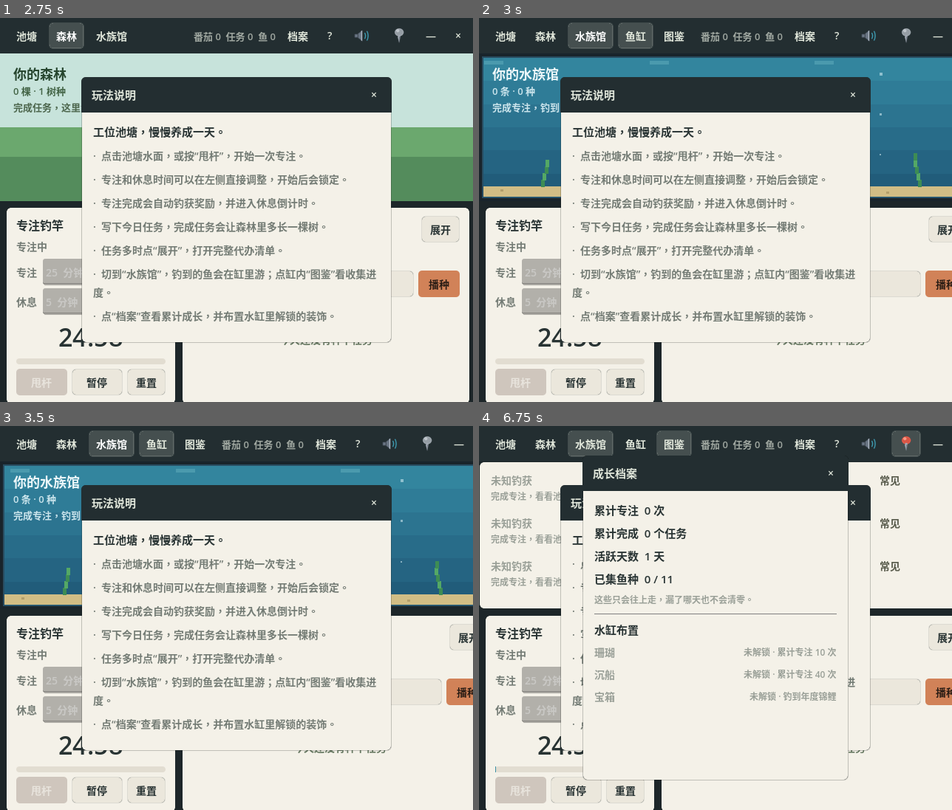
Above: before the commit, frames 1-4 (two rows, left to right).
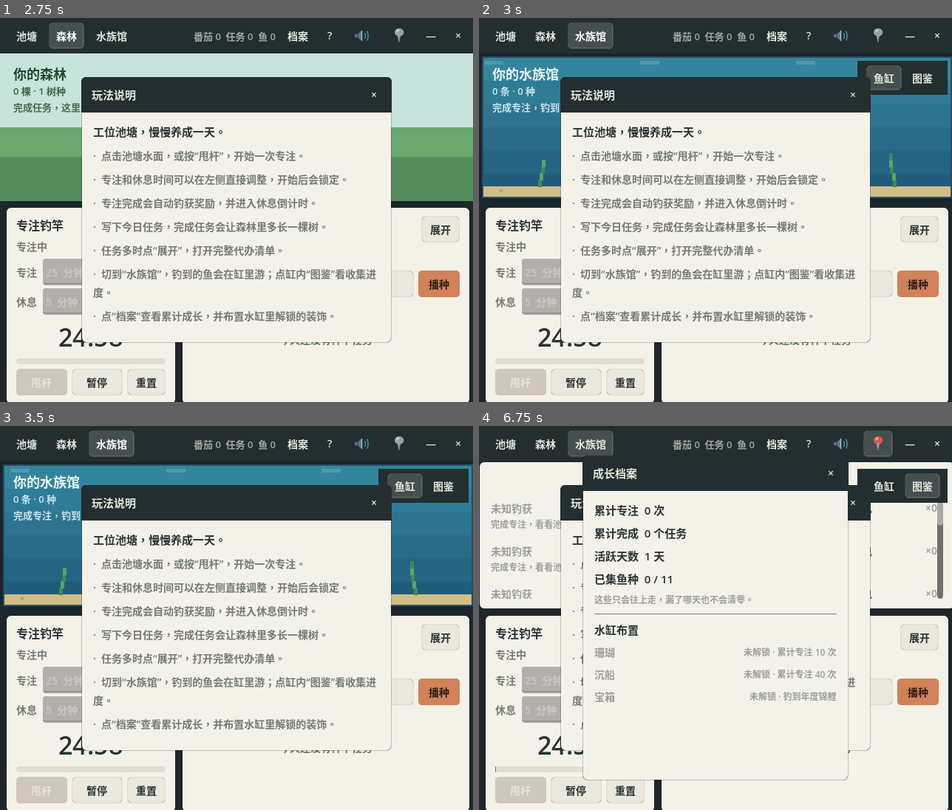
Above: after the commit, the same moments.

Repository: Mr-Salticidae/desk-pond
Game: Godot game, scene res://scenes/Main.tscn
The game is run twice, just before and just after one commit, with the same random seed, the same clock (stepped at 60 frames per second) and the same inputs.
Inputs (mouse positions are in pixels of both pictures, inside the frame that each line leads up to; where the layout moved, square brackets give the same spot in the first picture):
- Up to frame 1 (2.75 s): click "甩杆" at 0.5 s; click "池塘" at 1.25 s; click "森林" at 2 s
- Up to frame 2 (3 s): click "水族馆" at 2.75 s
- Up to frame 3 (3.5 s): no input
- Up to frame 4 (6.75 s): click "鱼缸" at 3.5 s; click "图鉴" at 4.25 s; click "档案" at 5 s; click "?" at 5.75 s; click (876, 445) [904, 445] at 6.5 s

Frame 1 is identical in both runs. In frame 2, 4.3% of the frame differs, in the area x 4-100%, y 1-100%; in frame 3, 4.3%; in frame 4, 6.4%, in the area x 2-100%, y 1-100%.

Commit message:
全 app 自检：修复水族馆挤出关闭按钮等 6 处问题
- 水族馆「鱼缸/图鉴」子标签移出顶栏，悬浮在场景区右上角：
  顶栏放不下时会把关闭按钮挤出窗口（Web 竖屏同样溢出）
- 顶栏统计文字改为弹性区（右对齐+溢出省略），窗口按钮永不被挤出
- 番茄钟：休息中暂停后甩杆不再把剩余休息当专注跑完白拿奖励，
  改为开启全新专注；专注中暂停后甩杆等同「继续」
- 番茄钟：休息结束回待机时同步基准时长，修进度条残留
- 水族馆动画帧不再对 LOOP 取模，修全缸每 48 秒瞬移一下
- 钓鱼兜底分支补计数，弹窗与图鉴保持一致
- 任务只在第一次完成时计树成长，反复勾选刷不了成长值
- 任务 id 改为 unix 秒+随机后缀并查重，修跨会话撞 id

Co-Authored-By: Claude Fable 5 <noreply@anthropic.com>

Diff:
--- a/scripts/aquarium_view.gd
+++ b/scripts/aquarium_view.gd
@@ -167,7 +167,9 @@
 			hint_label.text = "钓到的鱼都在这里，越钓越热闹"
 
 func _on_anim_tick() -> void:
-	tank_frame = fmod(tank_frame + 1.0, LOOP)
+	# 不对 LOOP 取模：鱼速与水草摆动系数不是整数倍周期，
+	# 回零会让全缸瞬移一下；帧数持续增长，需要循环的绘制各自取模。
+	tank_frame += 1.0
 	queue_redraw()
 
 func _water_rect() -> Rect2:
--- a/scripts/fishing_manager.gd
+++ b/scripts/fishing_manager.gd
@@ -68,7 +68,10 @@
 		if roll <= cursor:
 			add_fish(String(fish.get("id", "")))
 			return fish
-	return fish_data[0]
+	# 兜底（所有权重为 0 时才会走到）：同样要计数，保持弹窗与图鉴一致
+	var fallback: Dictionary = fish_data[0]
+	add_fish(String(fallback.get("id", "")))
+	return fallback
 
 func add_fish(fish_id: String) -> void:
 	if fish_id == "":
--- a/scripts/main.gd
+++ b/scripts/main.gd
@@ -34,6 +34,7 @@
 var aquarium_view: AquariumView
 var current_room := "pond"
 var room_tabs: Dictionary = {}
+var aqua_subtab_panel: PanelContainer
 var aqua_subtab_bar: HBoxContainer
 var aqua_subtabs: Dictionary = {}
 var aquarium_submode := "tank"
@@ -102,25 +103,22 @@
 	_make_room_tab("森林", "forest", room_group, top_bar)
 	_make_room_tab("水族馆", "aquarium", room_group, top_bar)
 
-	# 水族馆内的子标签：鱼缸 / 图鉴（仅在水族馆房间显示）
-	aqua_subtab_bar = HBoxContainer.new()
-	aqua_subtab_bar.add_theme_constant_override("separation", 4)
-	aqua_subtab_bar.visible = false
-	top_bar.add_child(aqua_subtab_bar)
-	var sub_group := ButtonGroup.new()
-	_make_aqua_subtab("鱼缸", "tank", sub_group, aqua_subtab_bar)
-	_make_aqua_subtab("图鉴", "catalog", sub_group, aqua_subtab_bar)
-	aqua_subtabs["tank"].set_pressed_no_signal(true)
-
 	var spacer := Control.new()
 	spacer.mouse_filter = Control.MOUSE_FILTER_IGNORE
 	spacer.size_flags_horizontal = Control.SIZE_EXPAND_FILL
+	# 桌面端由 stats_label 充当弹性间隔；Web 上统计隐藏，才需要这个占位
+	spacer.visible = is_web
 	top_bar.add_child(spacer)
 
 	stats_label = Label.new()
 	stats_label.mouse_filter = Control.MOUSE_FILTER_IGNORE
 	stats_label.add_theme_font_size_override("font_size", 13)
 	stats_label.add_theme_color_override("font_color", Color(0.878, 0.902, 0.855, 0.66))
+	# 统计文字同时是顶栏的弹性区：空间不足时先压缩它，
+	# 绝不把右侧的最小化 / 关闭按钮挤出窗口
+	stats_label.size_flags_horizontal = Control.SIZE_EXPAND_FILL
+	stats_label.horizontal_alignment = HORIZONTAL_ALIGNMENT_RIGHT
+	stats_label.text_overrun_behavior = TextServer.OVERRUN_TRIM_ELLIPSIS
 	# 竖屏顶栏放不下统计文字，数字都能在「档案」里看到
 	stats_label.visible = not is_web
 	top_bar.add_child(stats_label)
@@ -203,6 +201,24 @@
 	scene_area.add_child(aquarium_view)
 
 	_build_catalog_view()
+
+	# 水族馆内的子标签：鱼缸 / 图鉴。悬浮在场景区右上角，
+	# 不占顶栏——顶栏一旦放不下，会把最右侧的窗口按钮挤出屏幕。
+	aqua_subtab_panel = PanelContainer.new()
+	aqua_subtab_panel.add_theme_stylebox_override("panel", UITheme.chrome_bar_style())
+	aqua_subtab_panel.visible = false
+	aqua_subtab_panel.set_anchors_and_offsets_preset(Control.PRESET_TOP_RIGHT, Control.PRESET_MODE_MINSIZE, 10)
+	aqua_subtab_panel.grow_horizontal = Control.GROW_DIRECTION_BEGIN
+	aqua_subtab_panel.grow_vertical = Control.GROW_DIRECTION_END
+	scene_area.add_child(aqua_subtab_panel)
+
+	aqua_subtab_bar = HBoxContainer.new()
+	aqua_subtab_bar.add_theme_constant_override("separation", 4)
+	aqua_subtab_panel.add_child(aqua_subtab_bar)
+	var sub_group := ButtonGroup.new()
+	_make_aqua_subtab("鱼缸", "tank", sub_group, aqua_subtab_bar)
+	_make_aqua_subtab("图鉴", "catalog", sub_group, aqua_subtab_bar)
+	aqua_subtabs["tank"].set_pressed_no_signal(true)
 
 	var bottom_margin := MarginContainer.new()
 	bottom_margin.custom_minimum_size = Vector2(0, 280)
@@ -346,8 +362,8 @@
 		if room == "forest":
 			forest_view.update_forest(tree_manager)
 	var in_aqua := room == "aquarium"
-	if aqua_subtab_bar:
-		aqua_subtab_bar.visible = in_aqua
+	if aqua_subtab_panel:
+		aqua_subtab_panel.visible = in_aqua
 	if in_aqua:
 		_set_aqua_submode(aquarium_submode)
 	else:
@@ -463,7 +479,8 @@
 	var margin := MarginContainer.new()
 	margin.add_theme_constant_override("margin_left", 16)
 	margin.add_theme_constant_override("margin_right", 16)
-	margin.add_theme_constant_override("margin_top", 14)
+	# 上边距避开悬浮在场景区右上角的「鱼缸 / 图鉴」子标签条
+	margin.add_theme_constant_override("margin_top", 52)
 	margin.add_theme_constant_override("margin_bottom", 14)
 	panel.add_child(margin)
 
--- a/scripts/pomodoro_timer.gd
+++ b/scripts/pomodoro_timer.gd
@@ -51,6 +51,15 @@
 func start_focus() -> void:
 	if state == "focusing" or state == "break":
 		return
+	if state == "paused":
+		# 专注中暂停的：甩杆等同「继续」，保留已走的进度
+		if paused_from_state == "focusing":
+			pause_or_resume()
+			return
+		# 休息中暂停的：视为放弃休息，开启一次全新专注；
+		# 不能沿用剩余的休息秒数，否则几分钟就能白拿一次专注奖励
+		seconds_left = focus_seconds
+		active_duration_seconds = focus_seconds
 	if state == "idle" or state == "completed":
 		seconds_left = focus_seconds
 		active_duration_seconds = focus_seconds
@@ -93,6 +102,8 @@
 		else:
 			break_completed.emit()
 			seconds_left = focus_seconds
+			# 同步基准时长，否则休息比专注长时，回到待机后进度条会残留一截
+			active_duration_seconds = focus_seconds
 			_apply_state("idle")
 			_update_time_label()
 
--- a/scripts/task_manager.gd
+++ b/scripts/task_manager.gd
@@ -46,7 +46,7 @@
 		return
 	var now := save_manager.current_datetime() if save_manager else ""
 	var task := {
-		"id": "task_%d" % Time.get_ticks_msec(),
+		"id": _new_task_id(),
 		"title": clean_title,
 		"done": false,
 		"created_at": now,
@@ -61,6 +61,20 @@
 	_show_feedback("新的种子埋好了")
 	task_added.emit(task)
 	tasks_changed.emit(get_tasks())
+
+# 旧实现用 ticks_msec（自启动毫秒数）当 id，跨会话可能撞车导致
+# 勾选 / 删除找错任务。改为 unix 秒 + 随机后缀，并与现有任务查重。
+func _new_task_id() -> String:
+	for _attempt in range(100):
+		var id := "task_%d_%04d" % [int(Time.get_unix_time_from_system()), randi() % 10000]
+		var taken := false
+		for task in tasks:
+			if String(task.get("id", "")) == id:
+				taken = true
+				break
+		if not taken:
+			return id
+	return "task_%d_%d" % [int(Time.get_unix_time_from_system()), Time.get_ticks_usec()]
 
 func delete_task(task_id: String) -> void:
 	for i in range(tasks.size()):
@@ -111,8 +125,14 @@
 			tasks[i] = task
 			if done and not was_done:
 				tasks_completed_today += 1
-				_show_feedback("完成任务，树获得 1 点成长")
-				task_completed.emit(task)
+				# 每个任务只在第一次完成时计成长，反复勾选刷不了树
+				if bool(task.get("rewarded", false)):
+					_show_feedback("任务完成")
+				else:
+					task["rewarded"] = true
+					tasks[i] = task
+					_show_feedback("完成任务，树获得 1 点成长")
+					task_completed.emit(task)
 			elif not done and was_done:
 				tasks_completed_today = max(tasks_completed_today - 1, 0)
 				_show_feedback("任务重新放回土里")
